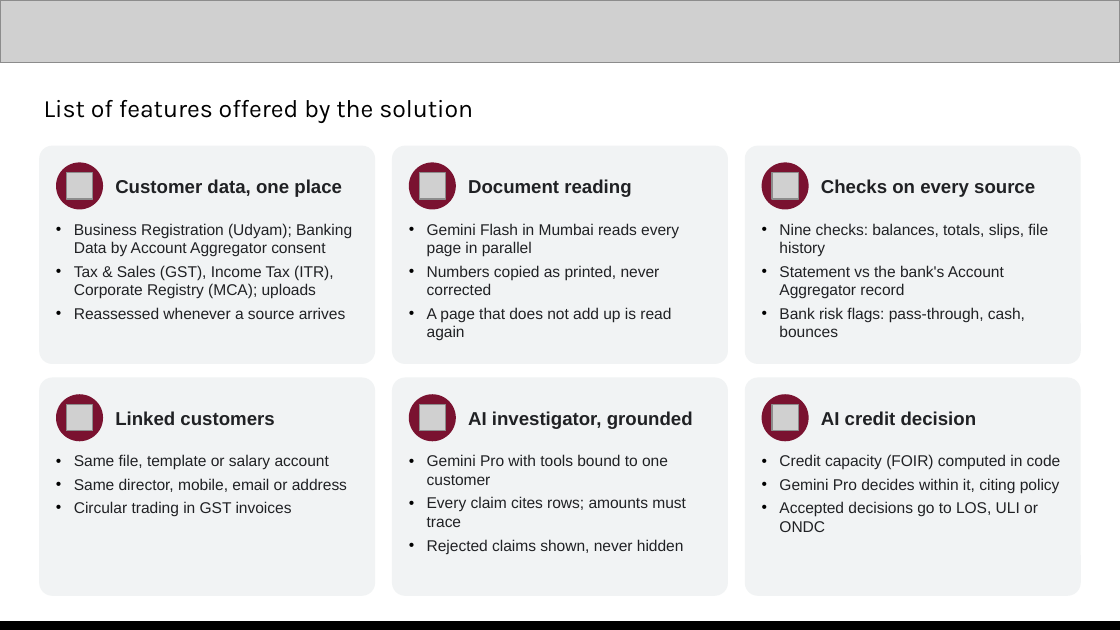
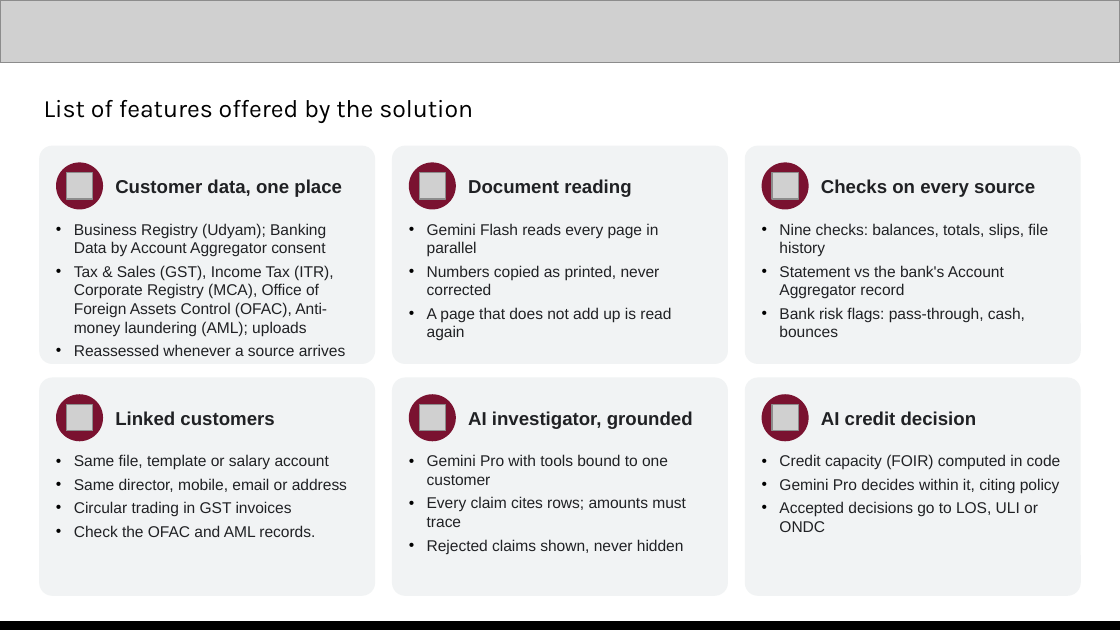
Before and after one commit to abhinavmukwane/FinRiskLensAI-RAG-V2, a slide deck: slide 4 of Doc/FinRiskLens_AI_Builder_Cup_2026.pptx. Drawn at 1120x630 pixels with LibreOffice and Linux fonts; fonts in the diff are those of the drawing; grey boxes stand for pictures. Boxes give left, top, right and bottom in pixels: in the first picture for what was removed or moved away, otherwise in the second. Text is boxed around its words. In the diff, an @@ line names an element or a change of style, - is before the commit and + after.

```diff
--- a/Doc/FinRiskLens_AI_Builder_Cup_2026.pptx
+++ b/Doc/FinRiskLens_AI_Builder_Cup_2026.pptx
@@ text at box(74, 223, 334, 336): text changed @@
-• Business Registration (Udyam); Banking Data by Account Aggregator consent
-• Tax & Sales (GST), Income Tax (ITR), Corporate Registry (MCA); uploads
+• Business Registry (Udyam); Banking Data by Account Aggregator consent
+• Tax & Sales (GST), Income Tax (ITR), Corporate Registry (MCA), Office of Foreign Assets Control (OFAC), Anti-money laundering (AML); uploads
@@ text at box(427, 223, 658, 257): text changed @@
-• Gemini Flash in Mumbai reads every page in parallel
+• Gemini Flash reads every page in parallel
@@ text at box(74, 525, 315, 537): paragraph added @@
+• Check the OFAC and AML records.
```
Also in this commit, not shown: 15 other slides changed, 3 slides added, 2 other files.
